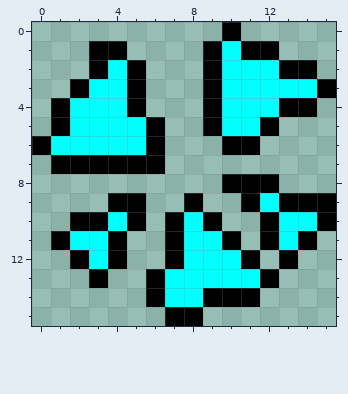
Pixel-art sprite -- textures/segment2/segment2.05800.rgba16.png. Above, as it was before the edit.
The file is 16x16 pixels.
After the commit:
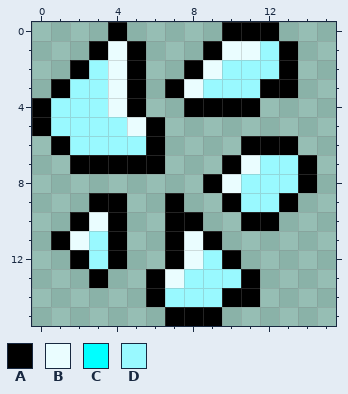
Palette (. is transparent): A #000000  B #eafdff  C #00ffff  D #99f9ff
Difference:
Changed rows in their new state; - is an unchanged pixel.
first column x 0:
 0 ----A------AA---
 1 ----BA----BBDA--
 2 --ADB---ABDDD-.-
 3 -ADDB--ABDDDAA..
 4 ADDDB---A-AA...-
 5 ADDDDB---....---
 6 .ADDDD----.-AA--
 7 -.--------ABDDA-
 8 ---------ABDDDA-
 9 ---A-.-A.-ADD-..
10 ---BA.--A.-A-...
11 --BD----BA.-...-
12 ---D----BDA.-.--
13 -------BDDDA.---
14 -------DDD------
15 ---------A------
Pixel boxes of the changes (left, top, right, bottom) in both pictures:
changed: (32, 22, 336, 326)
